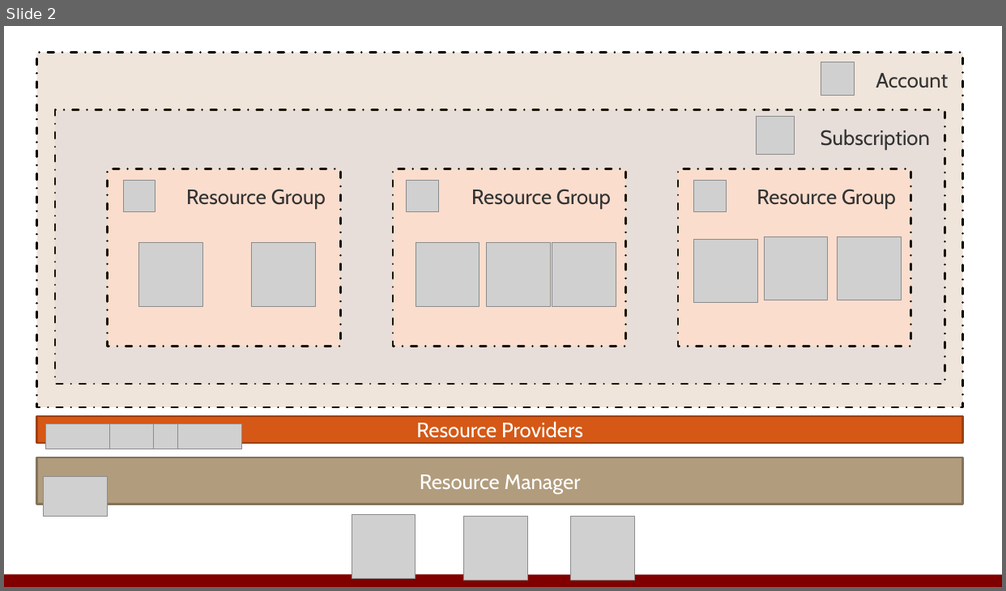
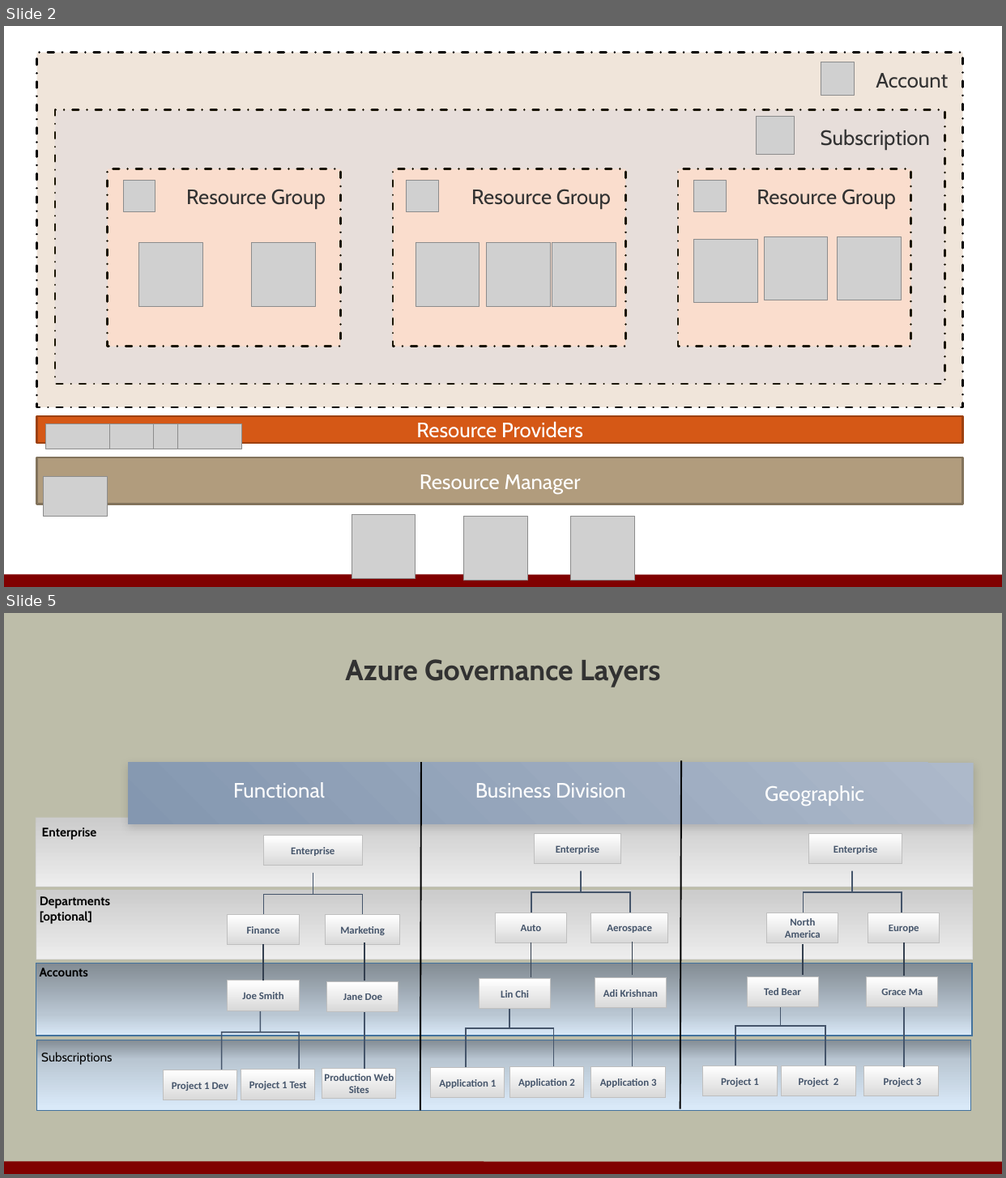
Before and after one commit to OdeToCode/classes, a slide deck: azure/secure-services-m2-automation.pptx. Shown one above the other, each under a label of ours: slide 2 before the commit, slides 2 and 5 after it; the slides between them are not shown. The pictures are 1006x591 and 1006x1178 pixels, drawn with LibreOffice and Linux fonts; fonts in the diff are those of the drawing; grey boxes stand for pictures; background and template pictures are left out. Boxes give left, top, right and bottom in pixels: in the first picture for what was removed or moved away, otherwise in the second. Text is boxed around its words. In the diff, an @@ line names an element or a change of style, - is before the commit and + after.

Commit message:
updated azure content

```diff
--- a/azure/secure-services-m2-automation.pptx
+++ b/azure/secure-services-m2-automation.pptx
@@ slide 5 added at (x1=4, y1=613, x2=1002, y2=1174), background #BDBDA9; not listed: 1 template element that a slide beside it also shows @@
@@ title added at (x1=345, y1=659, x2=661, y2=688), 28 pt, text #323232, bold @@
+Azure Governance Layers
@@ group added at (x1=36, y1=761, x2=974, y2=1111): 29 rectangles, 11 lines, 8 texts, 6 right braces @@
+Enterprise
+Aerospace
+Auto
+Application 1
+Application 2
+Application 3
+Lin Chi
+Adi Krishnan
+Enterprise
+Europe
+North America
+Project 1
+Project 2
+Project 3
+Ted Bear
+Grace Ma
+Enterprise
+Marketing
+Finance
+Enterprise
+Project 1 Dev
+Project 1 Test
+Production Web Sites
+Functional
+Joe Smith
+Jane Doe
+Subscriptions
+Business Division
+Geographic
+Functional
+Accounts
+Departments
+[optional]
```
Also in this commit, not shown: 18 other slides added, 4 other files.
